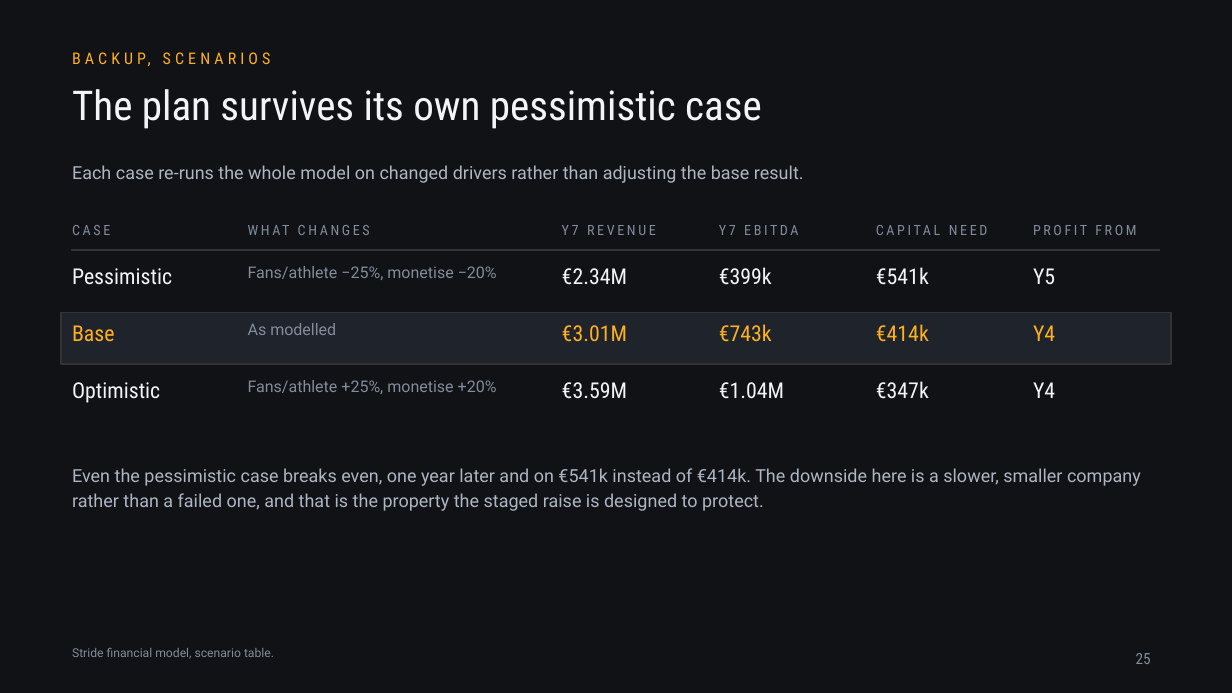
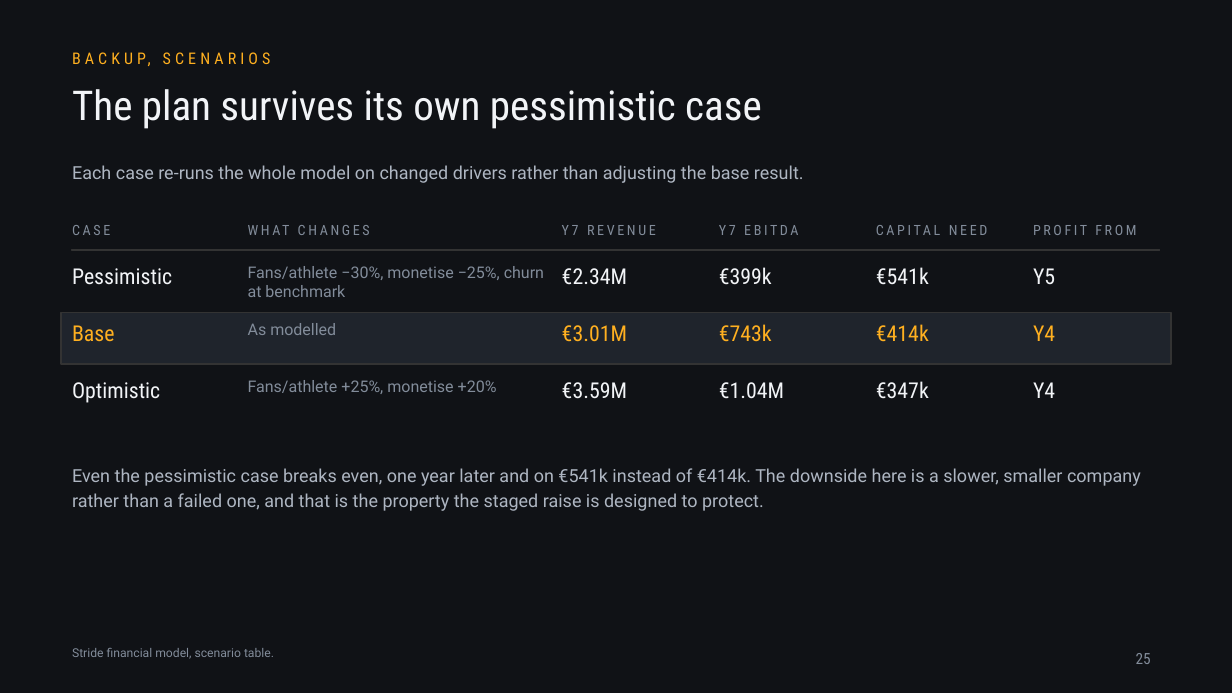
Before and after one commit to jadzoghaib/stride, a slide deck: slide 25 of deck/Stride_Pitch_Deck.pptx. Drawn at 1232x693 pixels with LibreOffice and Linux fonts; fonts in the diff are those of the drawing. Boxes give left, top, right and bottom in pixels: in the first picture for what was removed or moved away, otherwise in the second. Text is boxed around its words. In the diff, an @@ line names an element or a change of style, - is before the commit and + after.

```diff
--- a/deck/Stride_Pitch_Deck.pptx
+++ b/deck/Stride_Pitch_Deck.pptx
@@ text at [248, 266, 544, 297]: text changed @@
-Fans/athlete −25%, monetise −20%
+Fans/athlete −30%, monetise −25%, churn at benchmark
```
Also in this commit, not shown: 10 other slides changed, 3 other files.
